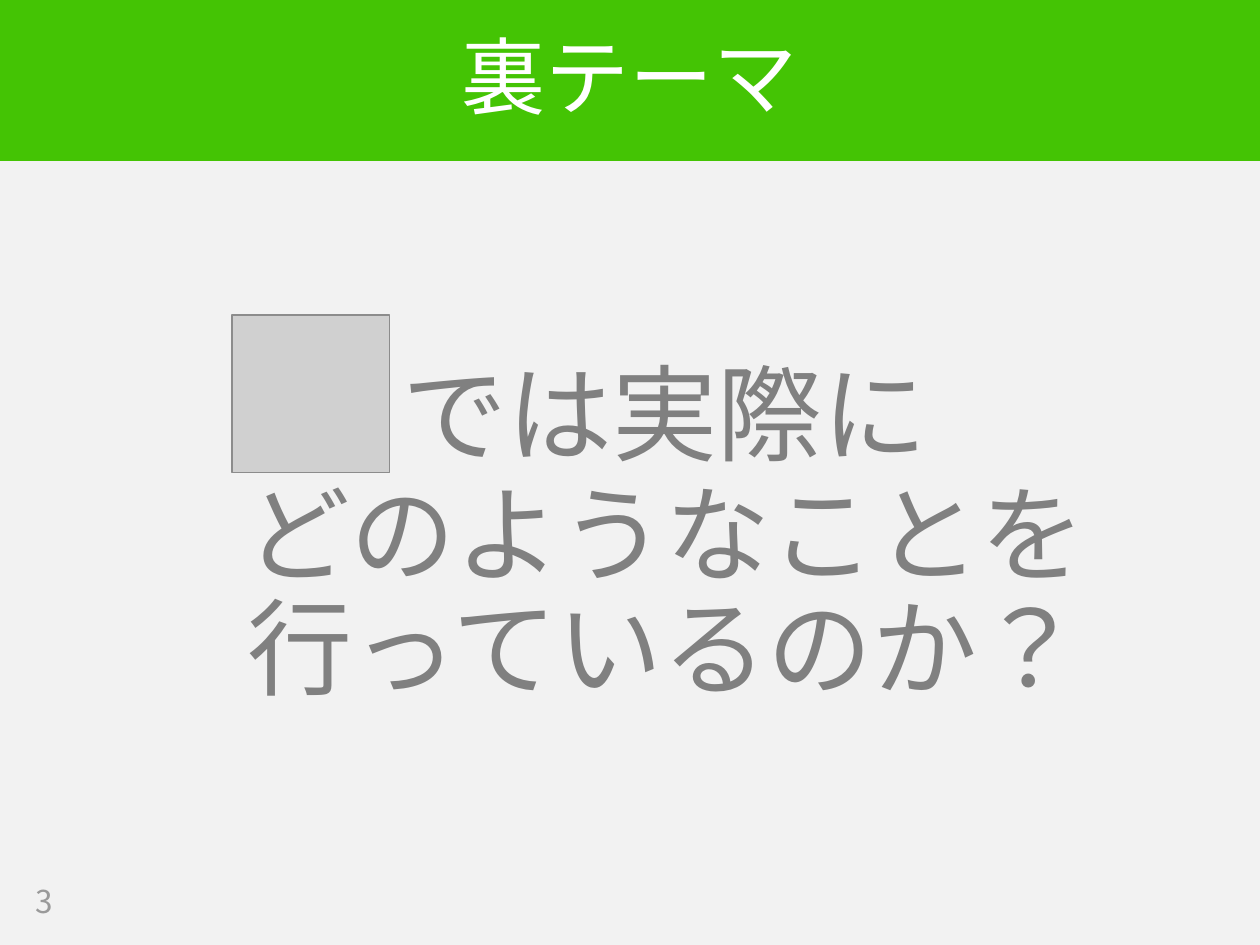
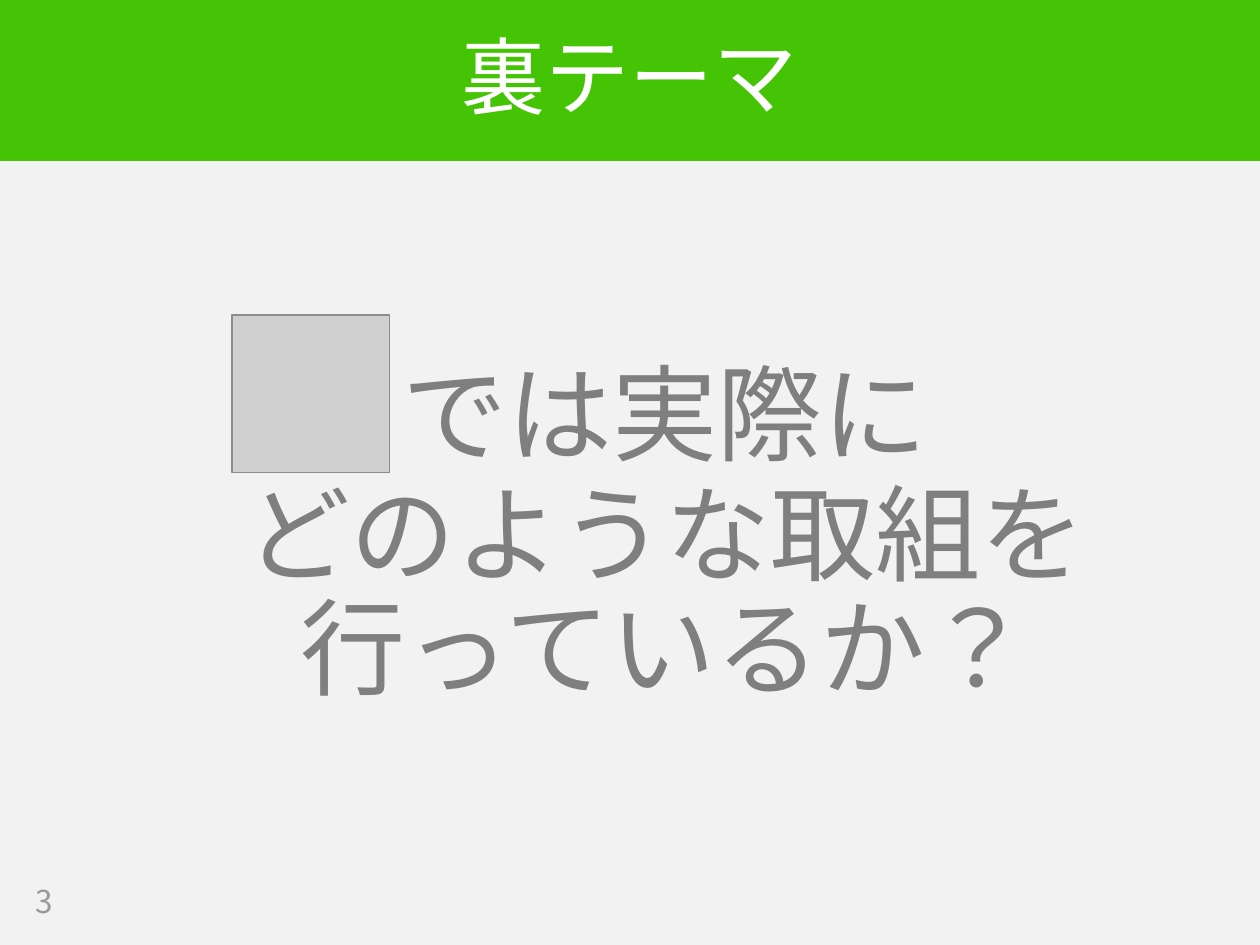
Before and after one commit to hageyahhoo/RSGT2018, a slide deck: slide 3 of SET_PO_ja.pptx. Drawn at 1260x945 pixels with LibreOffice and Linux fonts; fonts in the diff are those of the drawing; grey boxes stand for pictures. Boxes give left, top, right and bottom in pixels: in the first picture for what was removed or moved away, otherwise in the second. Text is boxed around its words. In the diff, an @@ line names an element or a change of style, - is before the commit and + after.

```diff
--- a/SET_PO_ja.pptx
+++ b/SET_PO_ja.pptx
@@ text at (245,467,1085,696): text changed; text colour #808080 to #7F7F7F @@
-  どのようなことを行っているのか？
+  どのような取組を
+  行っているか？
```
Also in this commit, not shown: 12 other slides changed, 6 slides added, 17 slides removed.
